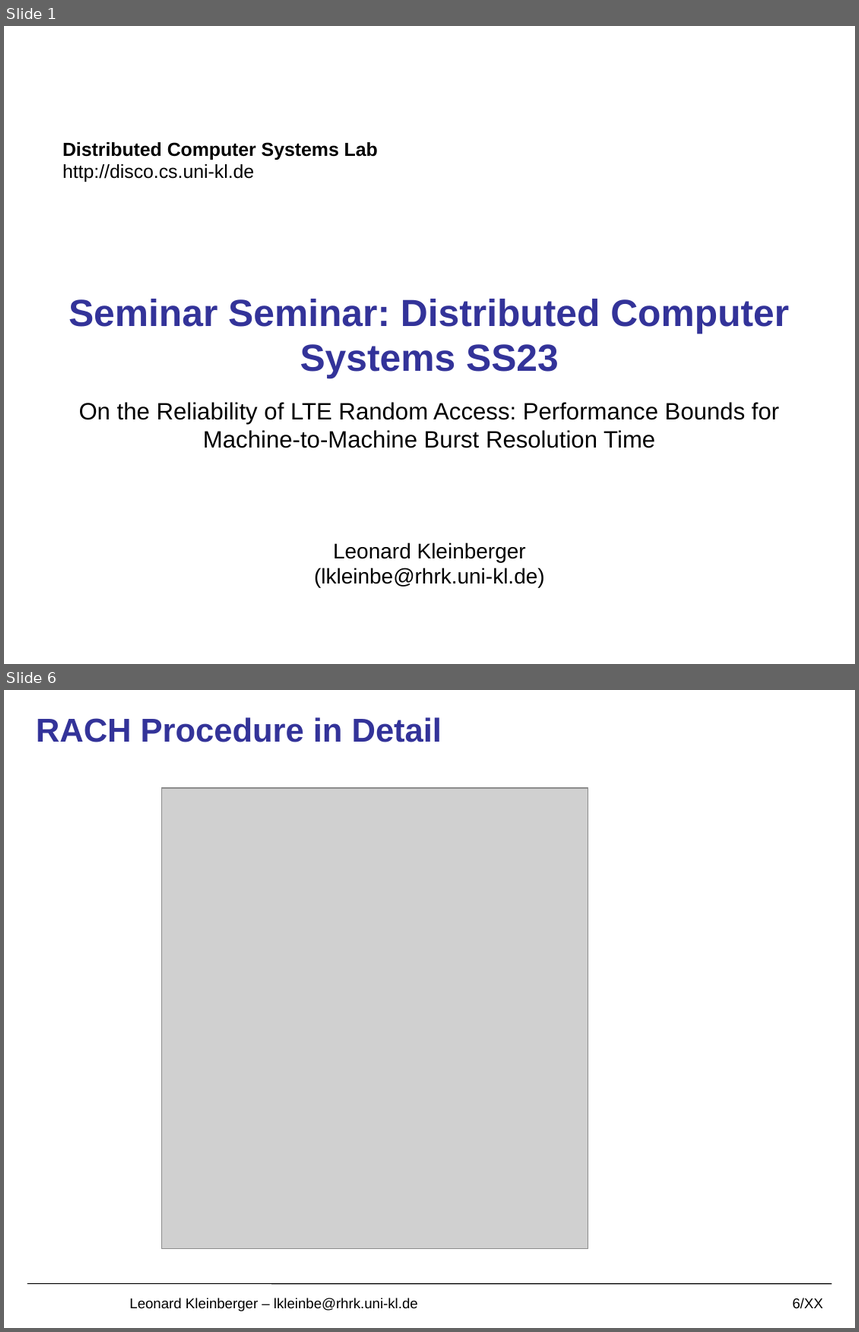
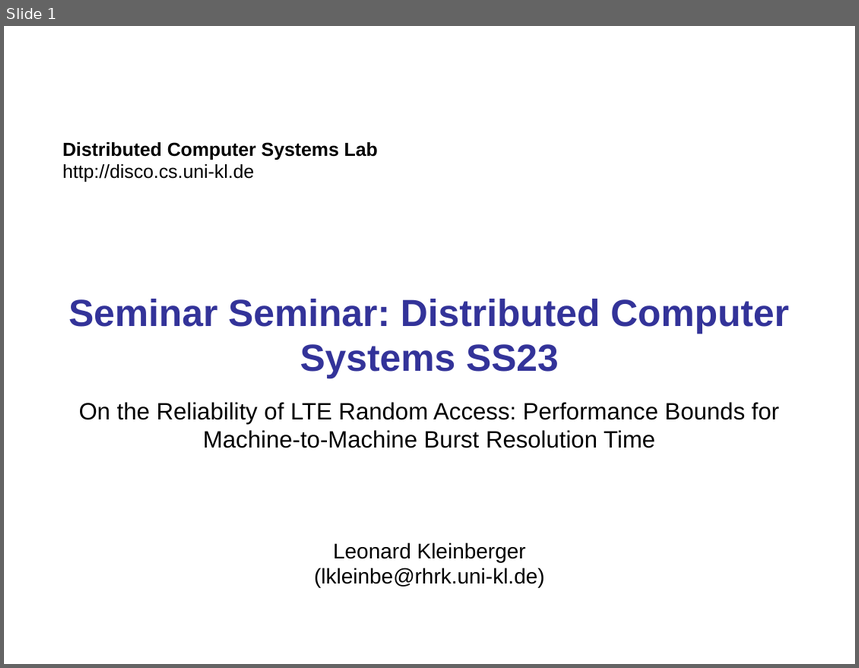
Before and after one commit to lkleinbe/ma_seminar, a slide deck: Presentation/presentation.pptx. Shown one above the other, each under a label of ours: slides 1 and 6 before the commit, slide 1 after it; the slides between them are not shown. The pictures are 859x1332 and 859x668 pixels, drawn with LibreOffice and Linux fonts; fonts in the diff are those of the drawing; grey boxes stand for pictures; background and template pictures are left out. Boxes give left, top, right and bottom in pixels: in the first picture for what was removed or moved away, otherwise in the second. Text is boxed around its words. In the diff, an @@ line names an element or a change of style, - is before the commit and + after.

```diff
--- a/Presentation/presentation.pptx
+++ b/Presentation/presentation.pptx
@@ slide 6 removed at (4, 690, 855, 1328), background #FFFFFF @@
@@ title removed at (36, 717, 442, 742) @@
-RACH Procedure in Detail
@@ picture removed at (161, 788, 588, 1249) @@
@@ line removed from (27, 1284) to (832, 1284) @@
@@ text removed at (129, 1298, 418, 1312) @@
-Leonard Kleinberger – lkleinbe@rhrk.uni-kl.de
@@ page number removed at (793, 1298, 823, 1309) @@
-6/XX
```
Also in this commit, not shown: 2 slides changed, 4 slides added, 7 other files.
